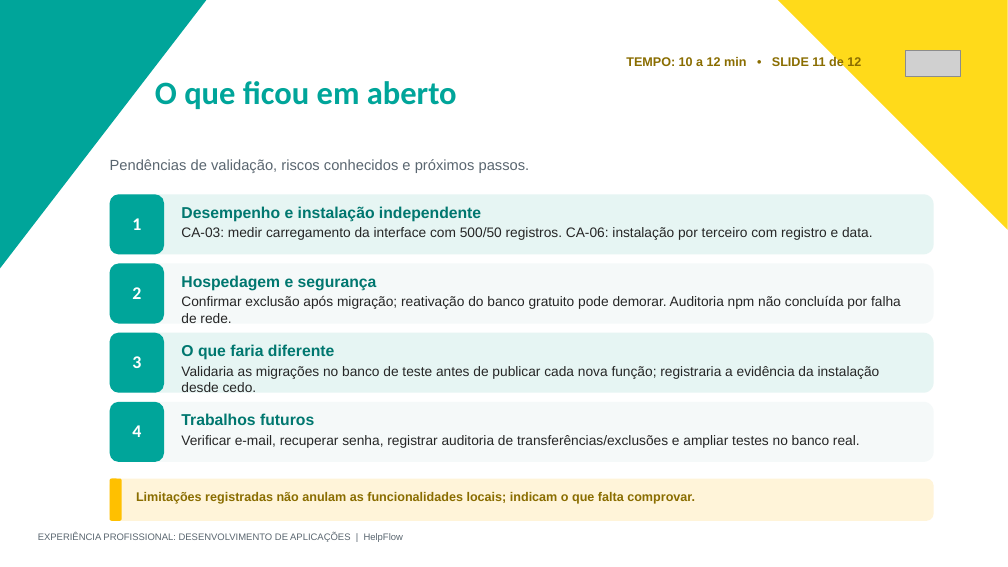
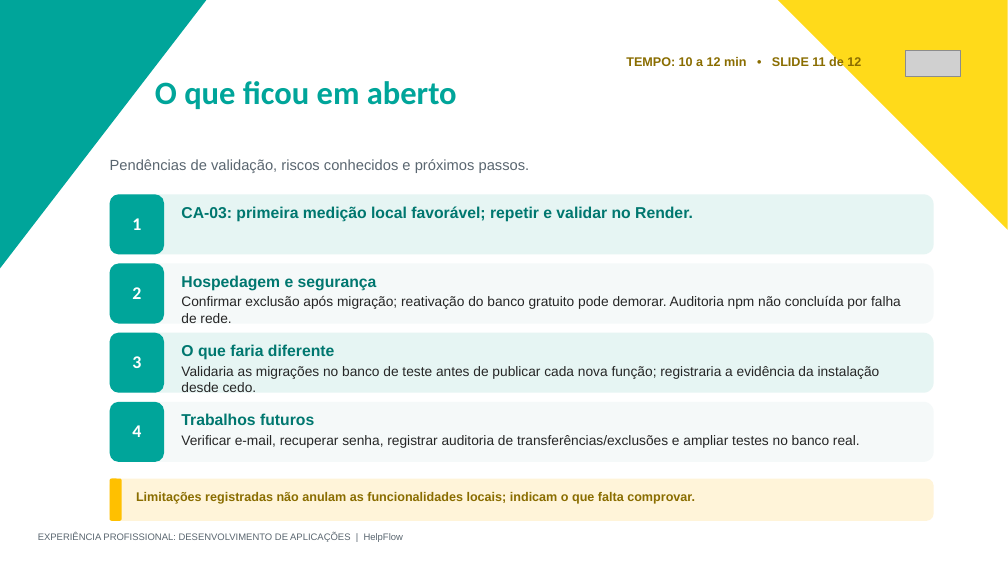
Before and after one commit to Goldcrowb/TCC_HelpFlow, a slide deck: slide 11 of apresentacao/HelpFlow_Defesa.pptx. Drawn at 1008x567 pixels with LibreOffice and Linux fonts; fonts in the diff are those of the drawing; grey boxes stand for pictures. Boxes give left, top, right and bottom in pixels: in the first picture for what was removed or moved away, otherwise in the second. Text is boxed around its words. In the diff, an @@ line names an element or a change of style, - is before the commit and + after.

```diff
--- a/apresentacao/HelpFlow_Defesa.pptx
+++ b/apresentacao/HelpFlow_Defesa.pptx
@@ text at bbox=[181, 206, 693, 222]: text changed; size 13.1 to 15 pt; text colour #262626 to #00776F; bold on @@
-Desempenho e instalação independente
-CA-03: medir carregamento da interface com 500/50 registros. CA-06: instalação por terceiro com registro e data.
+CA-03: primeira medição local favorável; repetir e validar no Render.
```
Also in this commit, not shown: 2 other slides changed, 13 other files.
